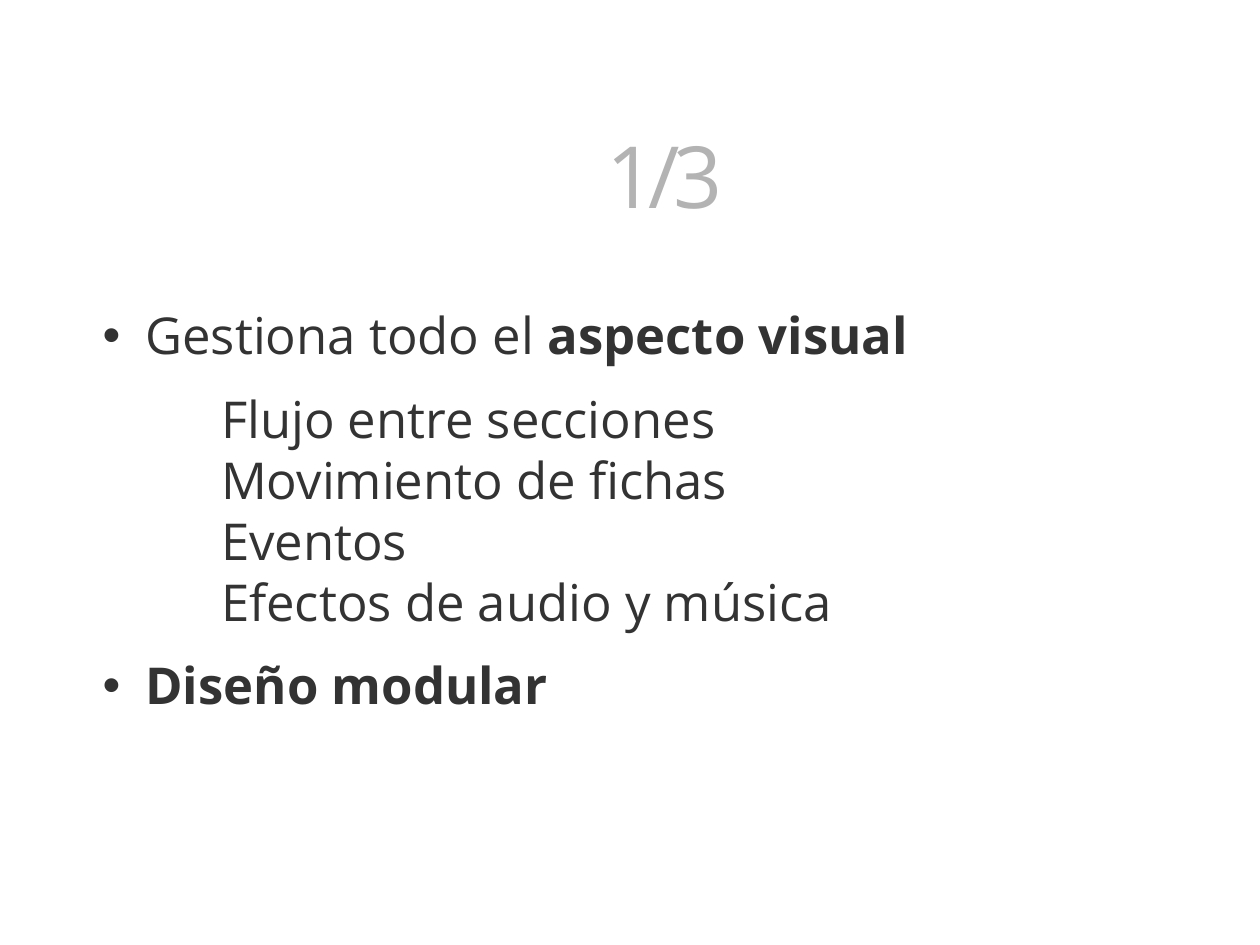
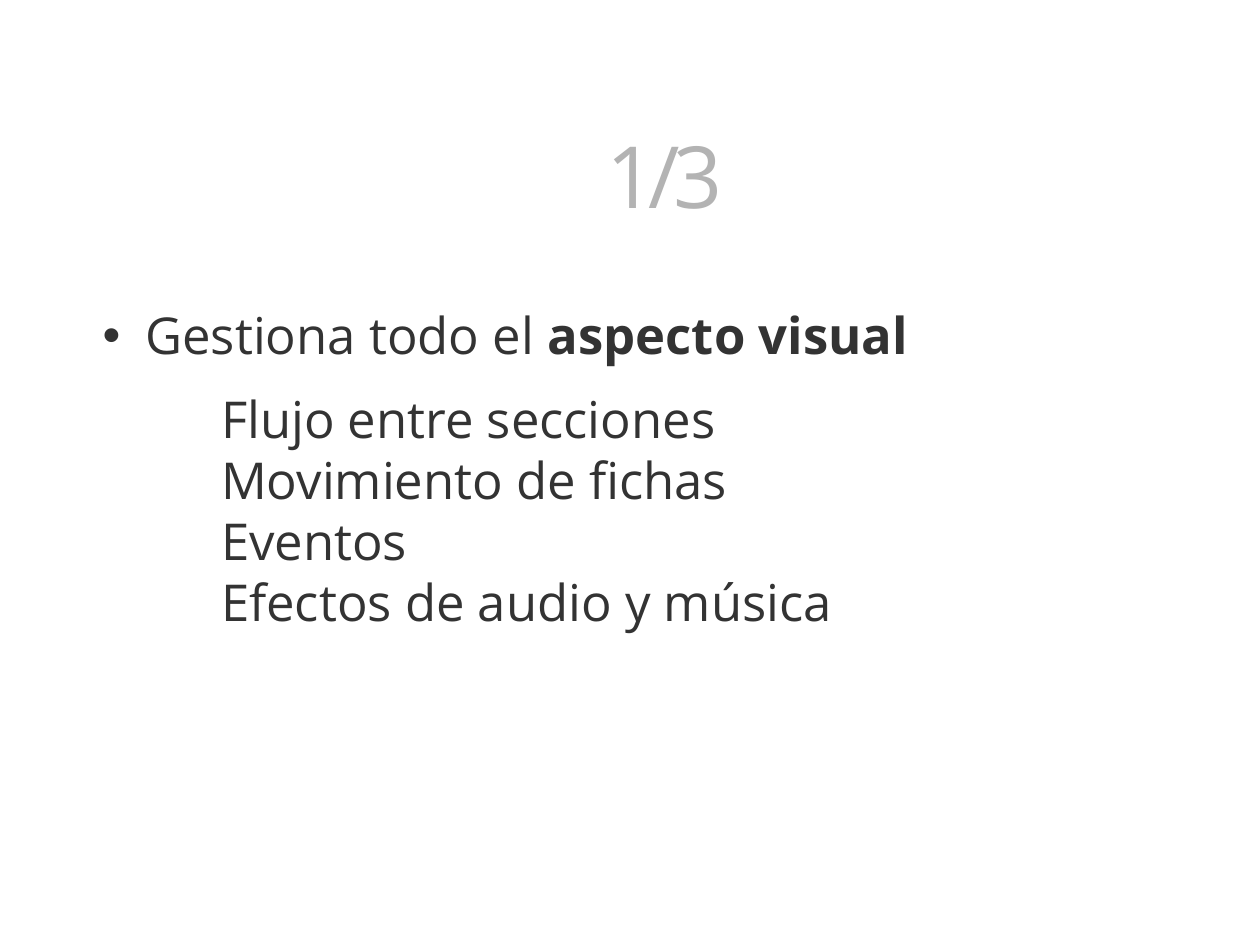
Before and after one commit to 3oheme/dominous, a slide deck: slide 23 of docs/presentacion/presentacion.odp (slide 25 before the commit). Drawn at 1260x945 pixels with LibreOffice and Linux fonts; fonts in the diff are those of the drawing; background and template pictures are left out. Boxes give left, top, right and bottom in pixels: in the first picture for what was removed or moved away, otherwise in the second. Text is boxed around its words. In the diff, an @@ line names an element or a change of style, - is before the commit and + after.

```diff
--- a/docs/presentacion/presentacion.odp
+++ b/docs/presentacion/presentacion.odp
@@ text at box(145, 665, 548, 705): paragraph removed @@
-• Diseño modular
```
Also in this commit, not shown: 8 other slides changed, 4 slides added, 8 slides removed, 2 other files.
